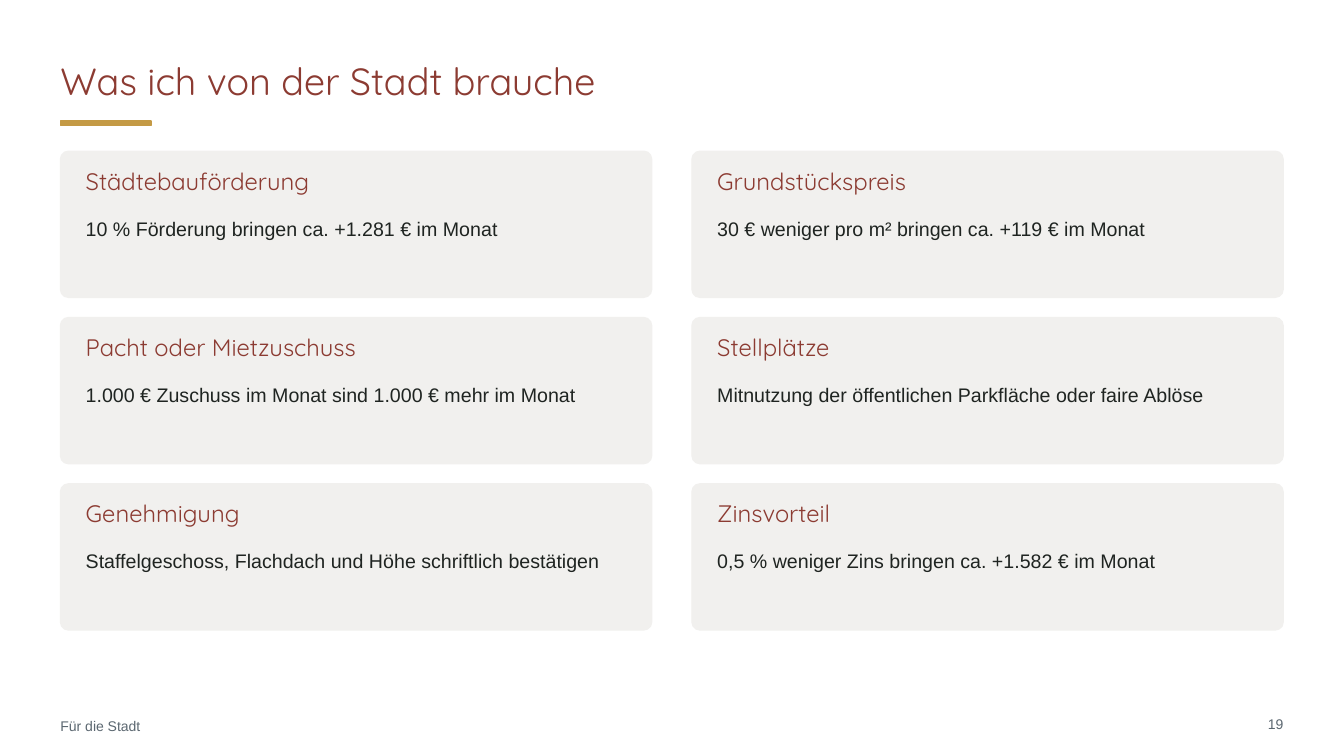
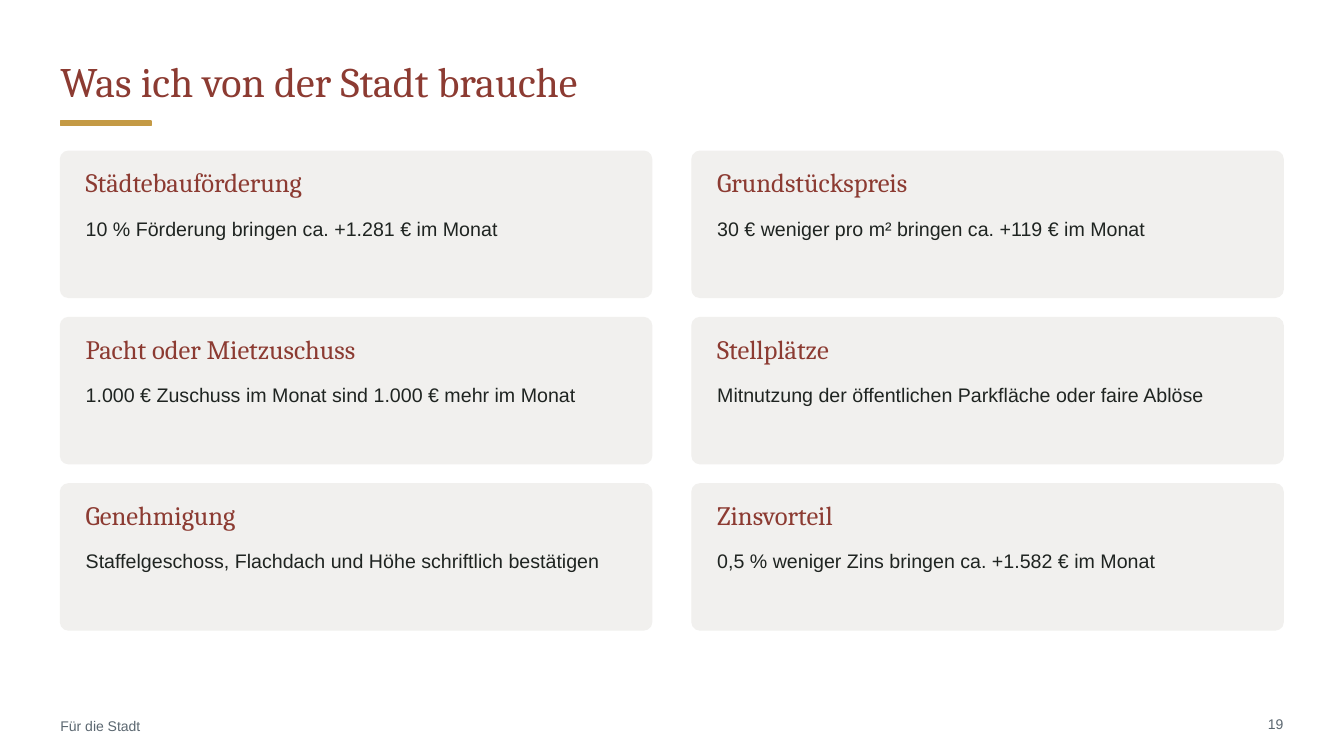
Before and after one commit to CartoonUsername/bau-projekt, a slide deck: slide 19 of praesentation/Neue-Mitte-Werlte_Baufeld3_6-Wohnungen_Gastro-EG.pptx. Drawn at 1344x756 pixels with LibreOffice and Linux fonts; fonts in the diff are those of the drawing. Boxes give left, top, right and bottom in pixels: in the first picture for what was removed or moved away, otherwise in the second. Text is boxed around its words. In the diff, an @@ line names an element or a change of style, - is before the commit and + after.

```diff
--- a/praesentation/Neue-Mitte-Werlte_Baufeld3_6-Wohnungen_Gastro-EG.pptx
+++ b/praesentation/Neue-Mitte-Werlte_Baufeld3_6-Wohnungen_Gastro-EG.pptx
@@ title "Was ich von der Stadt ..." at <box>60,68,578,98</box>: size 27 to 30 pt, font Quicksand to Cambria @@
@@ size 17 to 19 pt, font Quicksand to Cambria in 6 elements at <box>86,173,302,198</box>, <box>717,173,907,198</box>, <box>86,340,356,360</box>, <box>717,340,829,365</box>, <box>86,506,236,531</box>, <box>717,506,833,526</box> @@
```
Also in this commit, not shown: 25 other slides changed, 2 other files.
